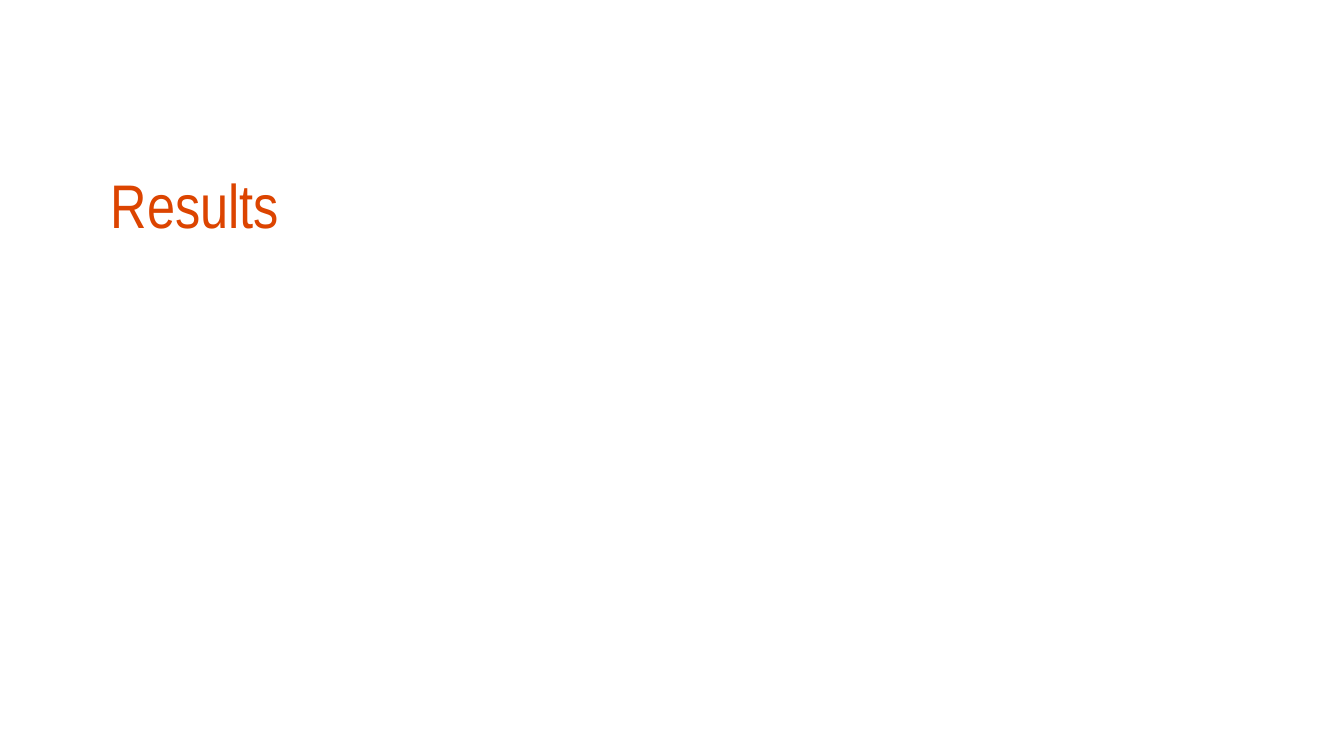
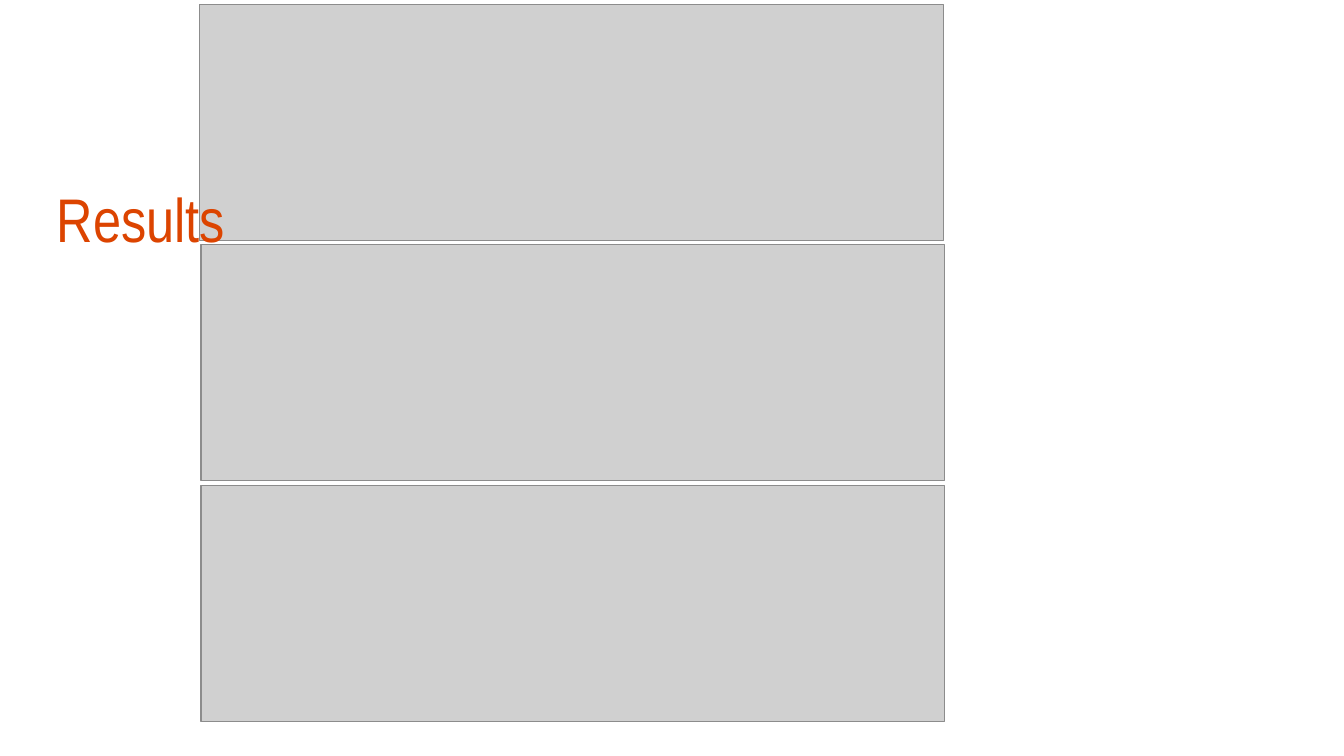
Before and after one commit to warrenau/HT_proj2, a slide deck: slide 11 of HT_proj2_presentation.pptx. Drawn at 1344x756 pixels with LibreOffice and Linux fonts; fonts in the diff are those of the drawing; grey boxes stand for pictures; background and template pictures are left out. Boxes give left, top, right and bottom in pixels: in the first picture for what was removed or moved away, otherwise in the second. Text is boxed around its words. In the diff, an @@ line names an element or a change of style, - is before the commit and + after.

```diff
--- a/HT_proj2_presentation.pptx
+++ b/HT_proj2_presentation.pptx
@@ picture added at (200, 4, 944, 241) @@
@@ title "Results" rewrapped from (111, 183, 279, 229) to (57, 193, 225, 254) @@
@@ picture added at (201, 244, 945, 481) @@
@@ picture added at (201, 485, 945, 722) @@
```
Also in this commit, not shown: 4 other slides changed, 2 slides added, 3 slides removed.
